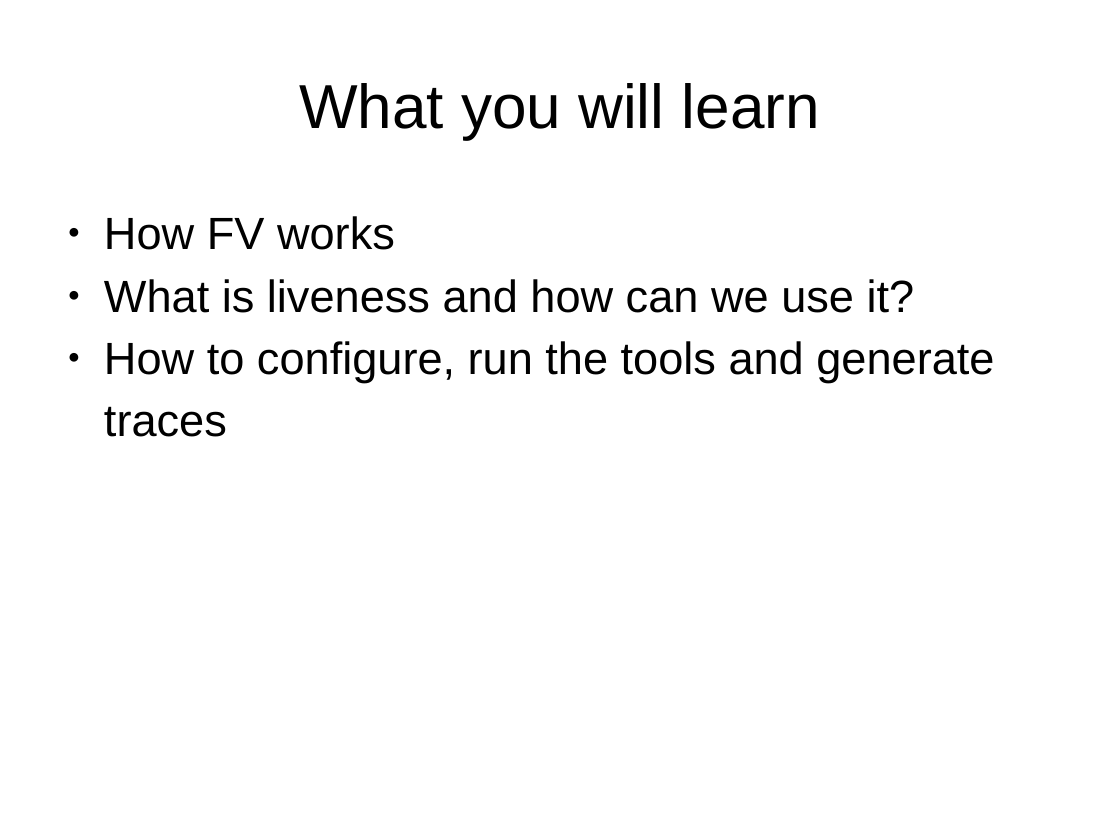
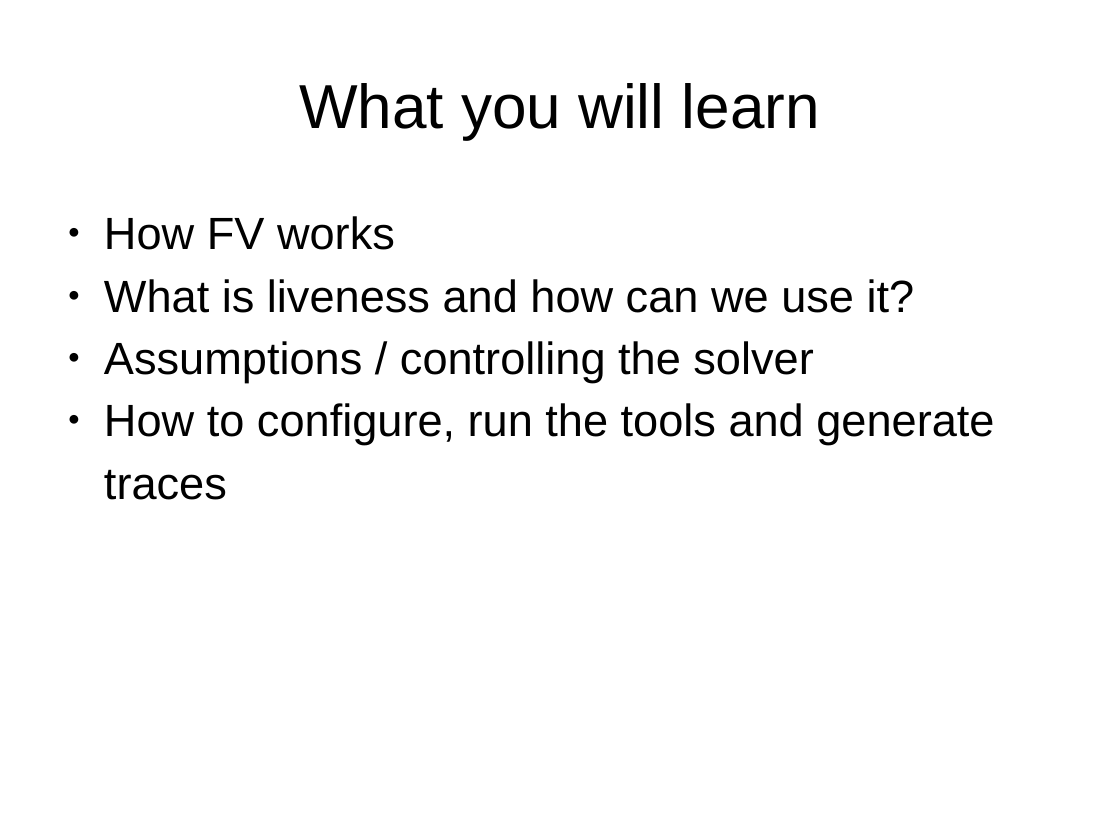
Before and after one commit to mattvenn/formal-intro-course, a slide deck: slide 7 of intro-course-slides.odp. Drawn at 1120x840 pixels with LibreOffice and Linux fonts; fonts in the diff are those of the drawing. Boxes give left, top, right and bottom in pixels: in the first picture for what was removed or moved away, otherwise in the second. Text is boxed around its words. In the diff, an @@ line names an element or a change of style, - is before the commit and + after.

```diff
--- a/intro-course-slides.odp
+++ b/intro-course-slides.odp
@@ text at [104, 341, 813, 383]: paragraph added @@
+● Assumptions / controlling the solver
```
Also in this commit, not shown: 1 other slide changed.
